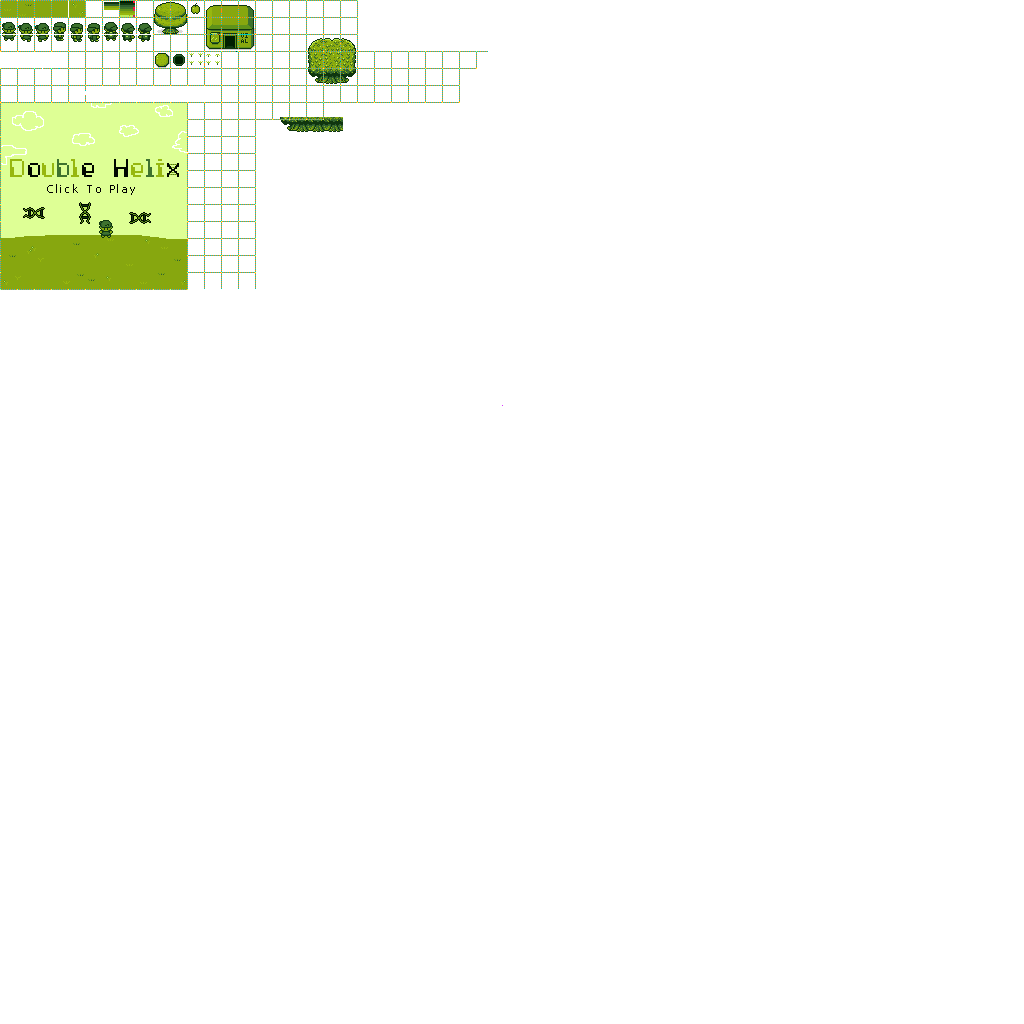
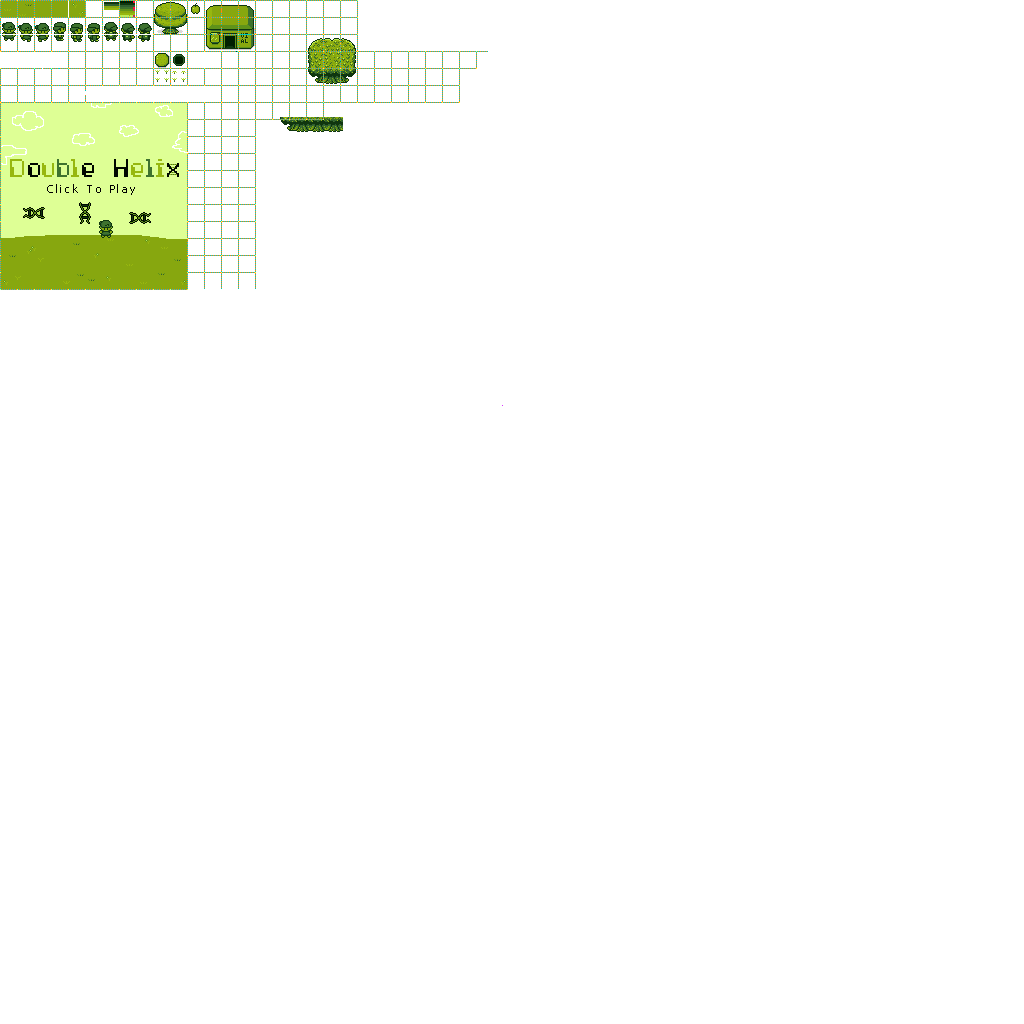
Layered file, before and after one edit (1024×1024). Changes by layer:
painted on "Layer 1 Merged" over [155,52,220,82]
